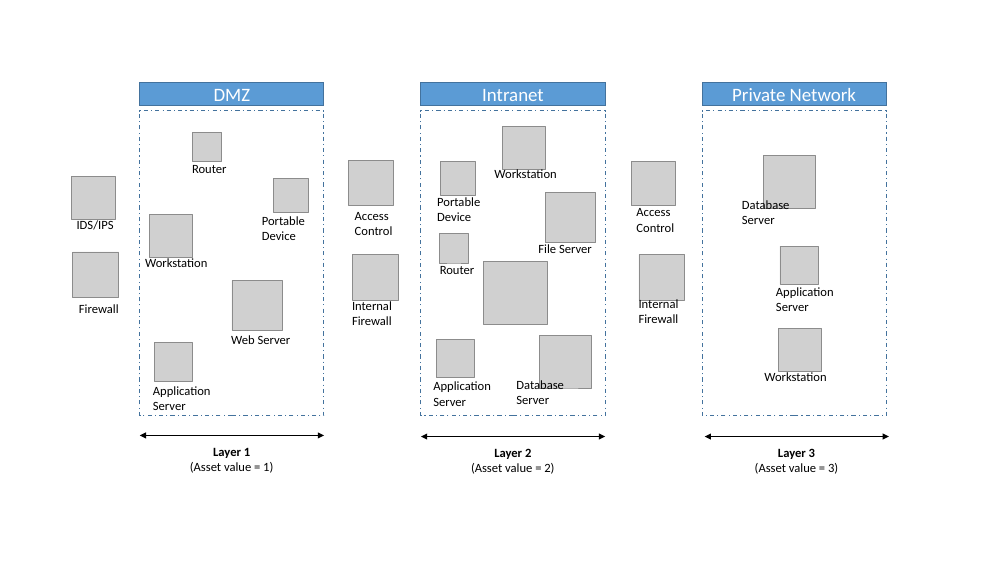
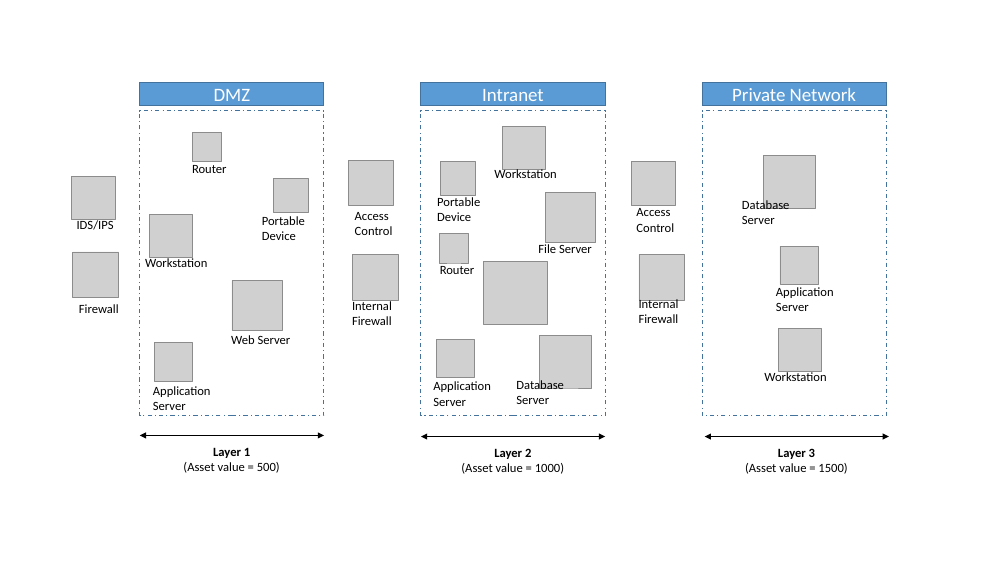
Before and after one commit to SakshyamPanda/CENSOR, a slide deck: slide 1 of figs/figure.pptx. Drawn at 1008x567 pixels with LibreOffice and Linux fonts; fonts in the diff are those of the drawing; grey boxes stand for pictures. Boxes give left, top, right and bottom in pixels: in the first picture for what was removed or moved away, otherwise in the second. Text is boxed around its words. In the diff, an @@ line names an element or a change of style, - is before the commit and + after.

```diff
--- a/figs/figure.pptx
+++ b/figs/figure.pptx
@@ text at (183,462,280,473): text changed @@
-(Asset value = 1)
+(Asset value = 500)
@@ text at (461,463,564,474): text changed @@
-(Asset value = 2)
+(Asset value = 1000)
@@ text at (745,463,847,474): text changed @@
-(Asset value = 3)
+(Asset value = 1500)
```
Also in this commit, not shown: 26 other files.
